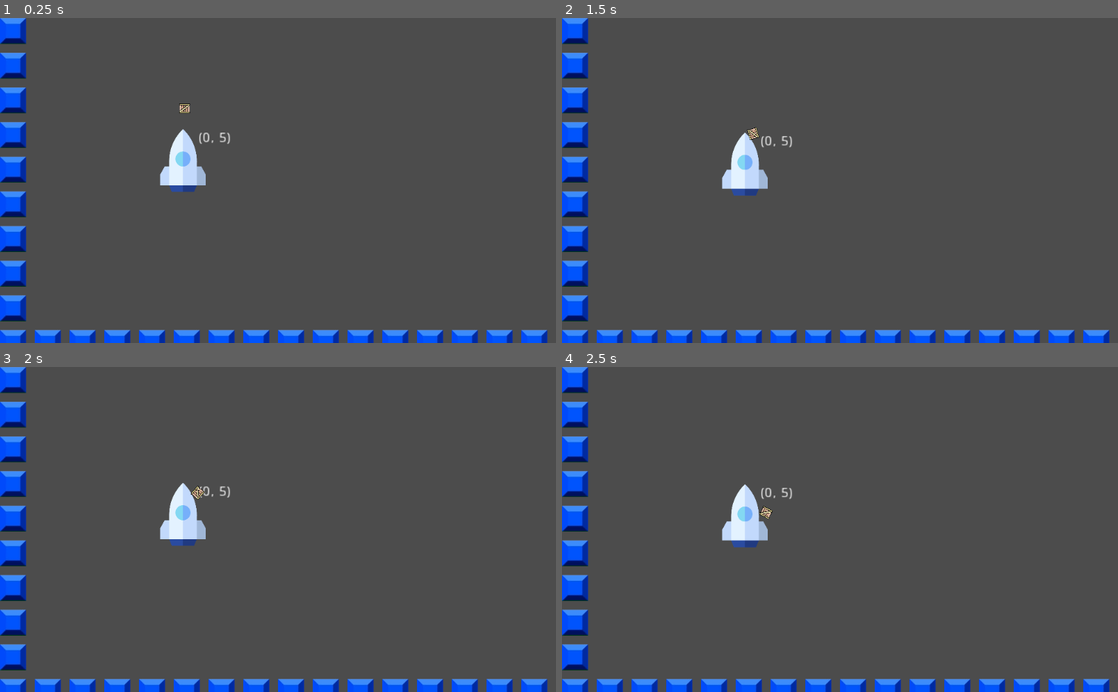
Above: before the commit, frames 1-4 (two rows, left to right).
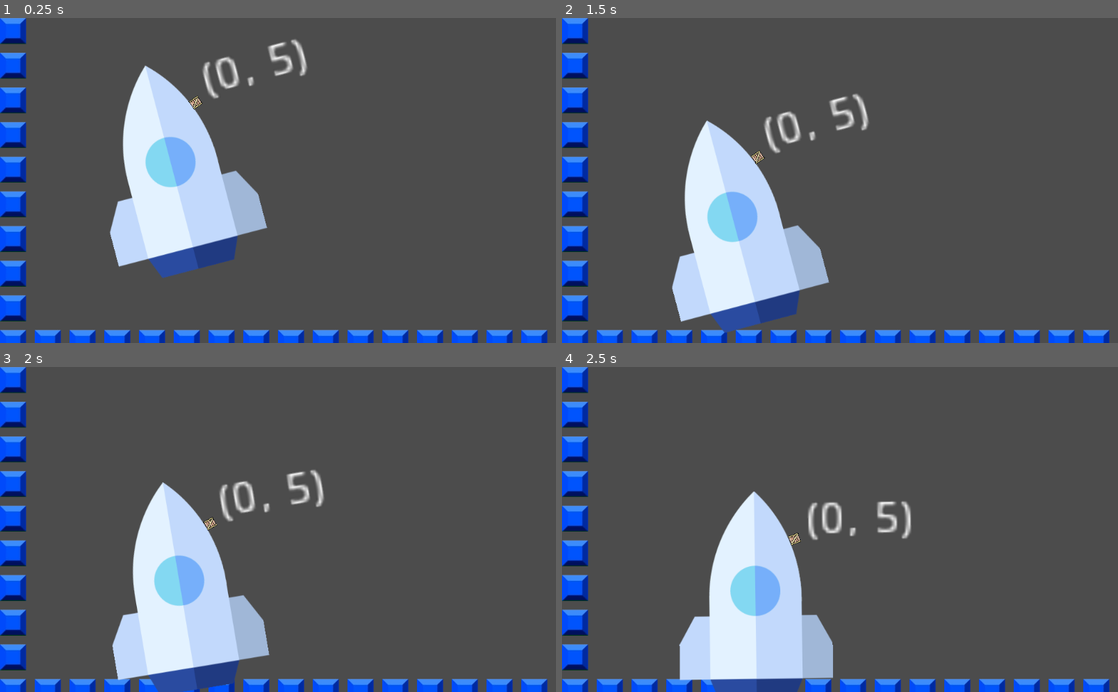
Above: after the commit, the same moments.

Repository: paul-asvb/raekaetae
Game: Godot game, scene res://src/levels/TestLevel.tscn
The game is run twice, just before and just after one commit, with the same random seed, the same clock (stepped at 60 frames per second) and the same inputs.
Inputs:
- Up to frame 1 (0.25 s): no input
- Up to frame 2 (1.5 s): hold Right (move_right) 0.53-1.28 s; hold A (move_left) from 1.28 s (still down)
- Up to frame 3 (2 s): keep holding A (move_left)
- Up to frame 4 (2.5 s): release A (move_left) at 2.03 s; hold Right (move_right) from 2.03 s (still down)

The runs differ from the first frame. In frame 1, 12% of the frame differs, in the area x 19-56%, y 6-80%; in frame 2, 12%, in the area x 19-56%, y 23-97%; in frame 3, 12%; in frame 4, 11%.

Commit message:
test player rigit body

Diff:
--- a/project.godot
+++ b/project.godot
@@ -9,7 +9,7 @@
 config_version=4
 
 _global_script_classes=[ {
-"base": "KinematicBody2D",
+"base": "RigidBody2D",
 "class": "Actor",
 "language": "GDScript",
 "path": "res://src/actors/Actor.gd"
--- a/src/actors/Actor.gd
+++ b/src/actors/Actor.gd
@@ -1,4 +1,4 @@
-extends KinematicBody2D
+extends RigidBody2D
 class_name Actor
 
 
--- a/src/actors/Player.gd
+++ b/src/actors/Player.gd
@@ -14,7 +14,7 @@
 	#velocity.y= max(velocity.y,speed.y)
 	if input ==	 1 :
 		velocity.y = velocity.y*acceleration
-	velocity = move_and_slide(velocity)
+	#velocity = move_and_slide(velocity)
 
 	#var direction: = Vector2(Input.get_action_strength("move_left")-Input.get_action_strength("move_right"),0)
 
--- a/src/actors/Player.tscn
+++ b/src/actors/Player.tscn
@@ -3,7 +3,8 @@
 [ext_resource path="res://assets/rakete.png" type="Texture" id=1]
 [ext_resource path="res://src/actors/Player.gd" type="Script" id=2]
 
-[node name="Player" type="KinematicBody2D"]
+[node name="Player" type="RigidBody2D"]
+scale = Vector2( 0.3, 0.3 )
 collision_mask = 2
 script = ExtResource( 2 )
 
@@ -24,4 +25,4 @@
 }
 
 [node name="CollisionPolygon2D" type="CollisionPolygon2D" parent="."]
-polygon = PoolVector2Array( 22, -17, 87, 32, 129, 52, 133, 111, 136, 151, 25, 153, -172, 163, -104, 55, -106, 33, -81, -35, -48, -143, -10, -175, -5, -189, 27, -147, 61, -109, 73, -41 )
+polygon = PoolVector2Array( 87, -3, 86, 35, 112, 36, 141, 88, 142, 153, -141, 151, -141, 88, -111, 36, -86, 35, -86, -11, -78, -67, -57, -123, -28, -164, 0, -195, 31, -161, 57, -122, 77, -66 )
--- a/src/levels/TestLevel.tscn
+++ b/src/levels/TestLevel.tscn
@@ -40,7 +40,6 @@
 
 [node name="Player" parent="TileMap" instance=ExtResource( 2 )]
 position = Vector2( 337, 262 )
-scale = Vector2( 0.3, 0.3 )
 
 [node name="Box" parent="TileMap" instance=ExtResource( 3 )]
 position = Vector2( 340, 164 )
